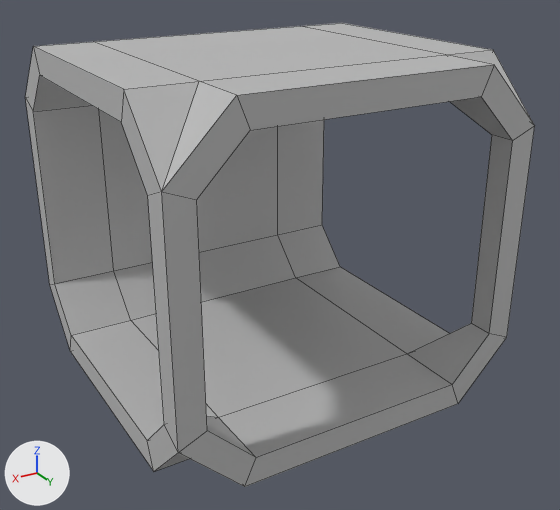
A saved change to the FBX model Assets/Custom/Graphics/Models/fbx import/pipe intersection 3.fbx.
Camera for both pictures: a 50 mm lens placed at (0.144, 0.254, 0.107), pointed at (-0.003, 0.009, -0.015). Lighting does not change. The marker at lower left points along +X, +Y and +Z. Mesh edges are drawn as thin lines. Where no turn or scale is listed for an object, it has been applied to the vertices.

Script lines for the objects in view, before the commit:
```python
me_mesh = bpy.data.meshes.new('Mesh')
me_mesh.from_pydata(...)  # 72 vertices, 78 faces; spans x -0.0701..0.0701, y -0.07..0.07, z -0.065..0.065
me_mesh.materials.append(mat_lambert3)  # grey #bcbcbc
ob_pipe_intersection = bpy.data.objects.new('pipe_intersection', me_mesh)
ob_pipe_intersection.location = (0.0, 0.0003, 0.0)
```
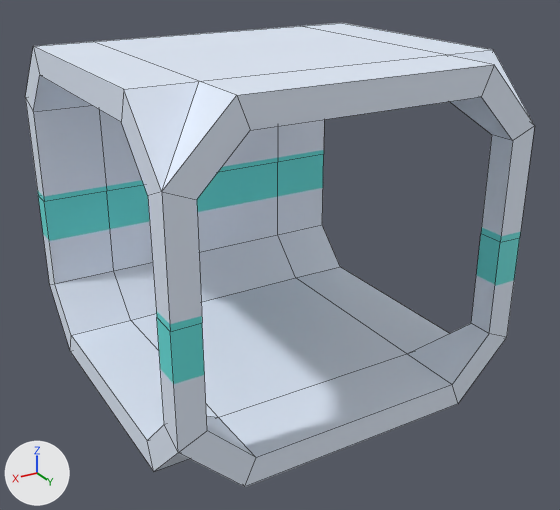
Location of each change, (x1, y1, x2, y2) in pixels of the pictures (560 x 510 px):
part 1 of me_mesh, built on
    both: (25, 97, 534, 453)
part 2 of me_mesh, recoloured (grey to white)
    both: (25, 23, 535, 487)

The change, as a diff of the scene's bpy script:
```diff
--- a/Assets/Custom/Graphics/Models/fbx import/pipe intersection 3.fbx.py
+++ b/Assets/Custom/Graphics/Models/fbx import/pipe intersection 3.fbx.py
@@ img_building_nor_png @@
+img_building_nor_png = load_image('building_nor.png', '../../Textures/building_nor.png', 2048, 2048, 'Non-Color')
@@ img_building_diff_png @@
+img_building_diff_png = load_image('building_diff.png', '../../Textures/building_diff.png', 2048, 2048, 'sRGB')
@@ mat_lambert12 @@
+mat_lambert12 = bpy.data.materials.new('lambert12')
+# uses the picture img_building_diff_png
+# uses the picture img_building_nor_png
@@ me_mesh @@
 # used by ob_pipe_intersection; location = (0.0, 0.0003, 0.0)
-me_mesh.from_pydata(...)  # 72 vertices, 78 faces; spans x -0.0701..0.0701, y -0.07..0.07, z -0.065..0.065
+me_mesh.from_pydata(...)  # 88 vertices, 94 faces; spans x -0.0701..0.0701, y -0.07..0.07, z -0.065..0.065
+# me_mesh part 1
+# 16 faces are deleted
+# 1 vertex is added at (-0.0699, -0.07, -0.0001)
+# 10 new vertices lie (0.0, 0.0, 0.0378) away from vertices in x -0.07..0.07, y -0.06..0.07, z -0.0377
+# 5 new vertices lie (0.0, 0.0, 0.042) away from vertices in x -0.0701..0.07, y -0.07..0.07, z -0.0421
+# 32 new faces join them
+# me_mesh part 2: 62 faces spanning x -0.0701..0.0701, y -0.07..0.07, z -0.065..0.065 switch from mat_lambert3 (grey #bcbcbc) to mat_lambert12
```
